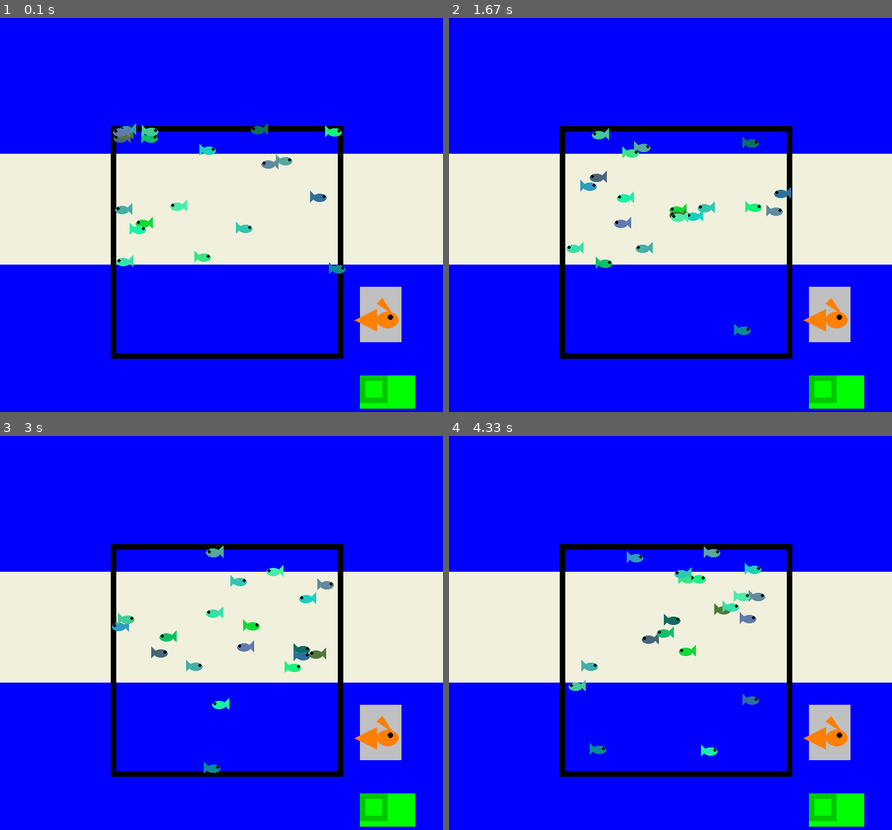
Above: before the commit, frames 1-4 (two rows, left to right).
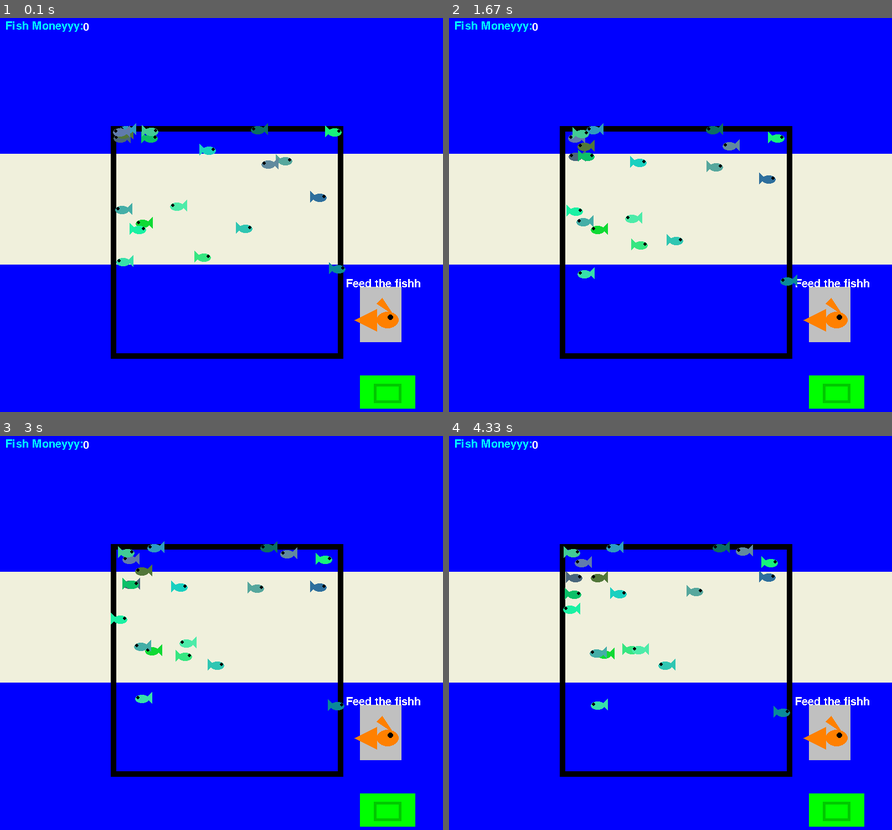
Above: after the commit, the same moments.

Repository: Lolmaster21/pygame
Game: pygame game, started from Fishing simulator.py
Two runs of this game, one before a commit and one after it. Both use one fixed random seed, a clock stepped at 60 frames per second and the inputs below.
Inputs (mouse positions are in pixels of both pictures, inside the frame that each line leads up to):
- Up to frame 1 (0.1 s): no input
- Up to frame 2 (1.67 s): click (670, 238) at 0.38 s; click (670, 266) at 0.77 s; click (533, 171) at 1.15 s; click (834, 392) at 1.62 s
- Up to frame 3 (3 s): move the mouse to (230, 506) at 1.93 s; click (230, 506) at 2.15 s; move the mouse to (199, 770) at 2.5 s; click (199, 770) at 2.75 s
- Up to frame 4 (4.33 s): move the mouse to (657, 581) at 3.13 s; click (657, 581) at 3.42 s; move the mouse to (608, 562) at 3.83 s; click (608, 562) at 4.15 s

The runs differ from the first frame. In frame 1, 0.7% of the frame differs, in the area x 1-95%, y 0-98%; in frame 2, 3.2%; in frame 3, 3.2%; in frame 4, 3.3%.

Commit message:
Update Fishing simulator.py

Diff:
--- a/Fishing simulator.py
+++ b/Fishing simulator.py
@@ -11,10 +11,22 @@
 
 numClicks = 0
 
+print(pygame.font.get_fonts())
+
+#player variables
+xpos = 0
+ypos = 0
+mousePos = (xpos, ypos) #variable mousePos stores TWO numbers
+numClicks = 0
+circX = 650
+circY = 650
+radius = 100
+
 #font
-font= pygame.font.Font('freesansbold.ttf',32)
-text1 = font.render('score:',False,(0,0,200))
-
+font= pygame.font.Font('freesansbold.ttf',20)
+text1 = font.render('Fish Moneyyy:',False,(0,255,255))
+text2 = font.render('Feed the fishh',False,(255,255,255))
+text3 = font.render(str(int(numClicks)),1,(0,0,200))
 
 #variables---------------
 doExit = False
@@ -86,16 +98,14 @@
 #bru.PlayIntro()
 
 
-
-
 while doExit is False:
 
   clock.tick(60)
-
-
-
-
-
+  event = pygame.event.wait()
+  if event.type == pygame.MOUSEBUTTONDOWN:
+      if math.sqrt((mousePos[0]-circX)**2 +(mousePos[0]-circY)**2)<radius:
+        numClicks+=1
+      print("CLICK")
 
 
   for i in range(20):
@@ -107,7 +117,7 @@
 
   pygame.draw.rect(screen, (0,0,0), (200, 200, 420, 420),10)
   pygame.draw.rect(screen, (0,255,0), (650, 650, 100, 60))#Dollar bill
-  pygame.draw.rect(screen, (0,200,0), (650, 650, 50, 50),10)#Dollar bill
+  pygame.draw.rect(screen, (0,200,0), (675, 665, 50, 35),5)#Dollar bill
 
 
   #fish logo
@@ -116,6 +126,13 @@
   pygame.draw.polygon(screen, (255, 128, 0), ((690,510), (680, 520), (710, 540)))
   pygame.draw.polygon(screen, (255, 128, 0), ((680,530), (640, 550), (680, 570)))
 
+  screen.blit(text1,(10,10))
+  screen.blit(text2,(625,475))
+  screen.blit(text3,(150,12))
+  text3 = font.render(str(int(numClicks)),1,(255,255,255))
+
+
+
 
   for i in range(20):
     school[i].draw()
